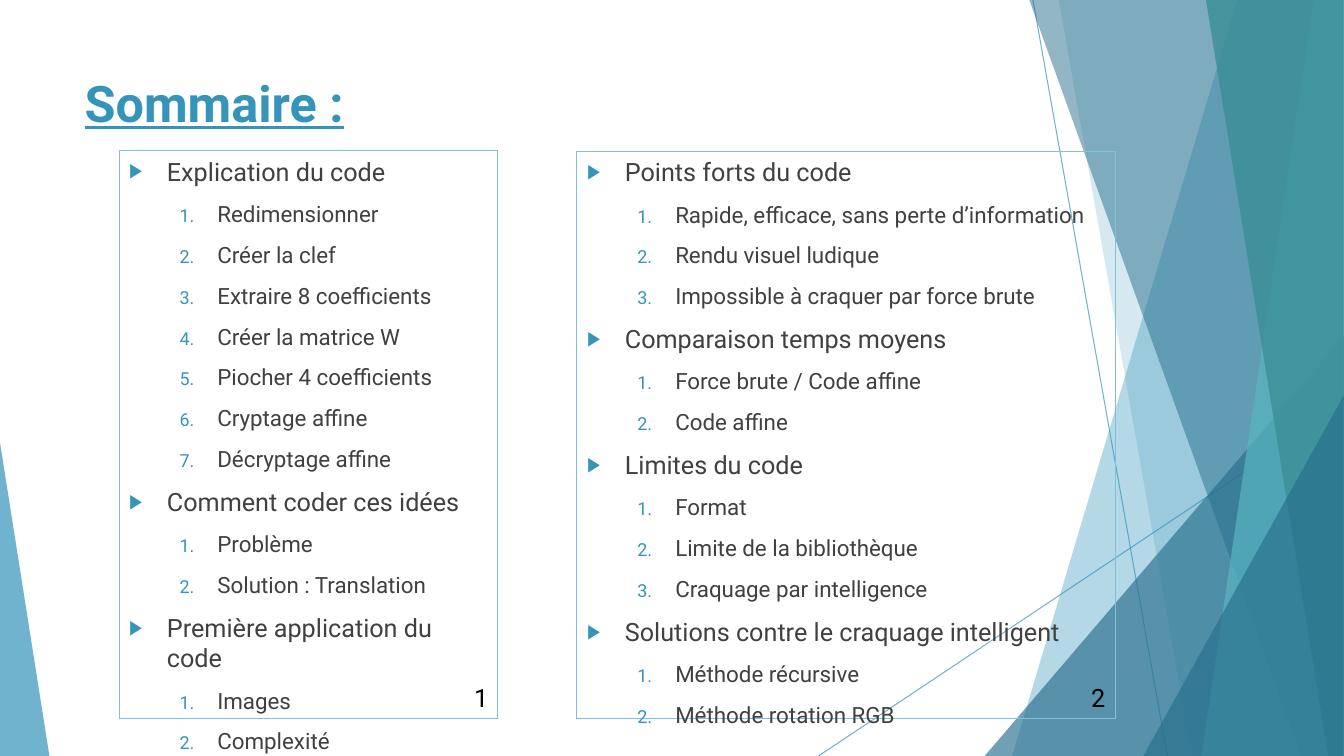
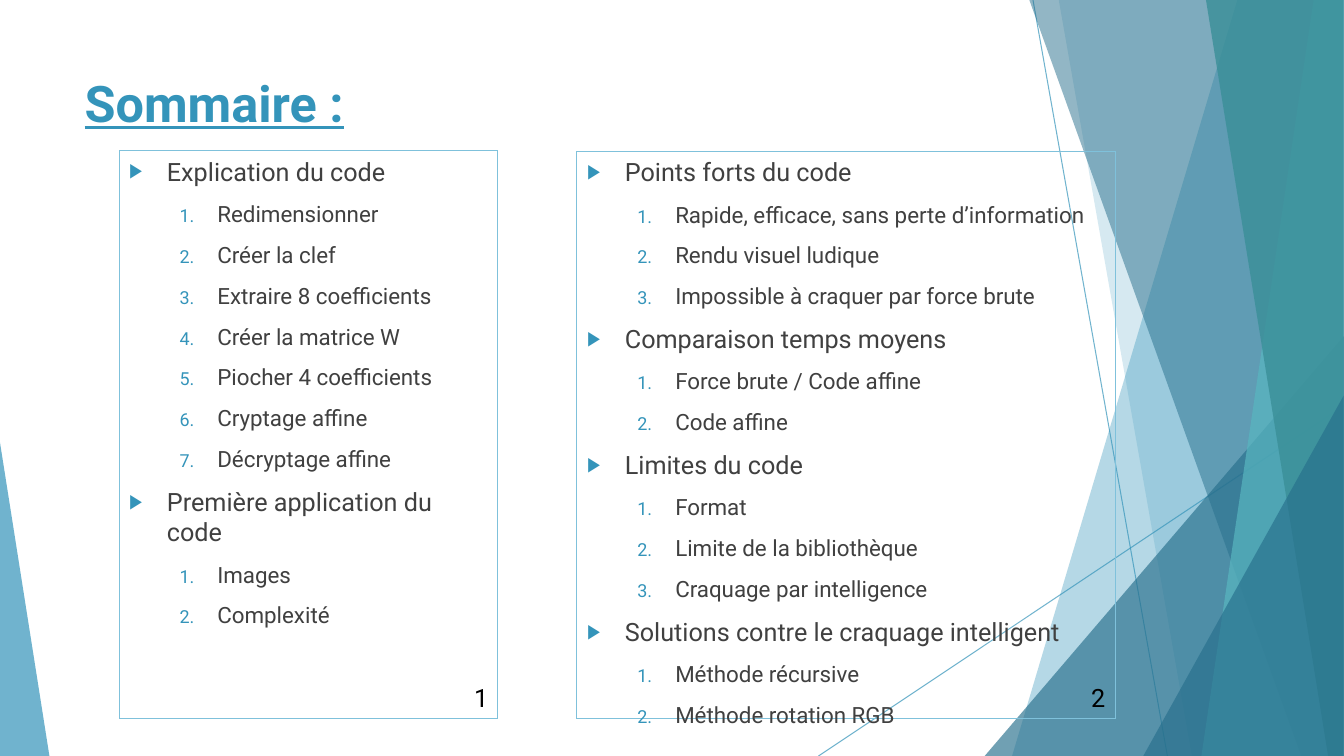
Before and after one commit to romainpasquier/Cryptage-Decryptage-d-images, a slide deck: slide 2 of TIPE/Dossier/TIPE Power point.pptx. Drawn at 1344x756 pixels with LibreOffice and Linux fonts; fonts in the diff are those of the drawing. Boxes give left, top, right and bottom in pixels: in the first picture for what was removed or moved away, otherwise in the second. Text is boxed around its words. In the diff, an @@ line names an element or a change of style, - is before the commit and + after.

```diff
--- a/TIPE/Dossier/TIPE Power point.pptx
+++ b/TIPE/Dossier/TIPE Power point.pptx
@@ text at [167, 492, 459, 593]: paragraphs removed @@
-▶ Comment coder ces idées
-  1. Problème
-  2. Solution : Translation
```
Also in this commit, not shown: 5 other slides changed, 1 slide added, 3 slides removed.
